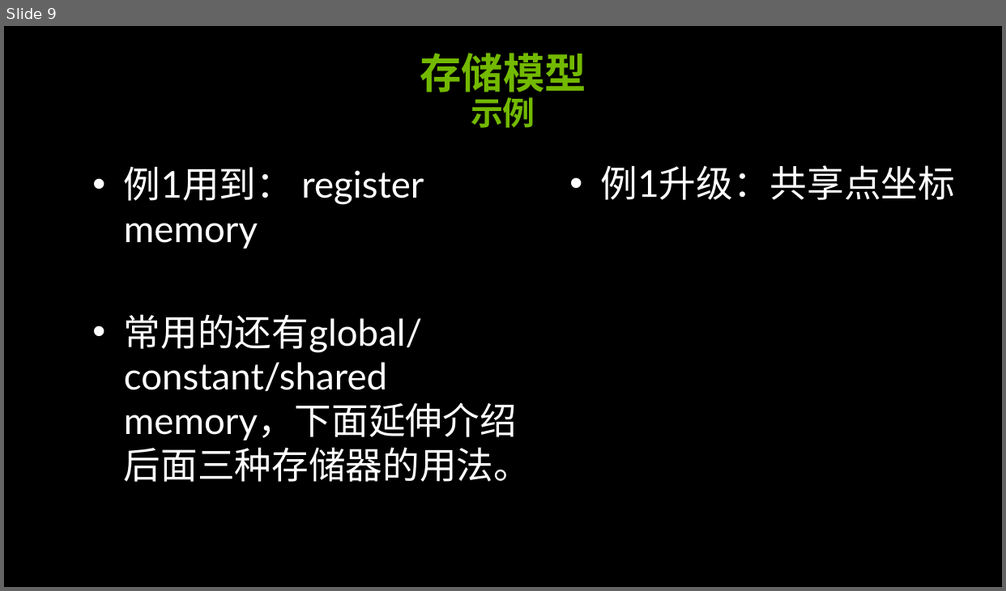
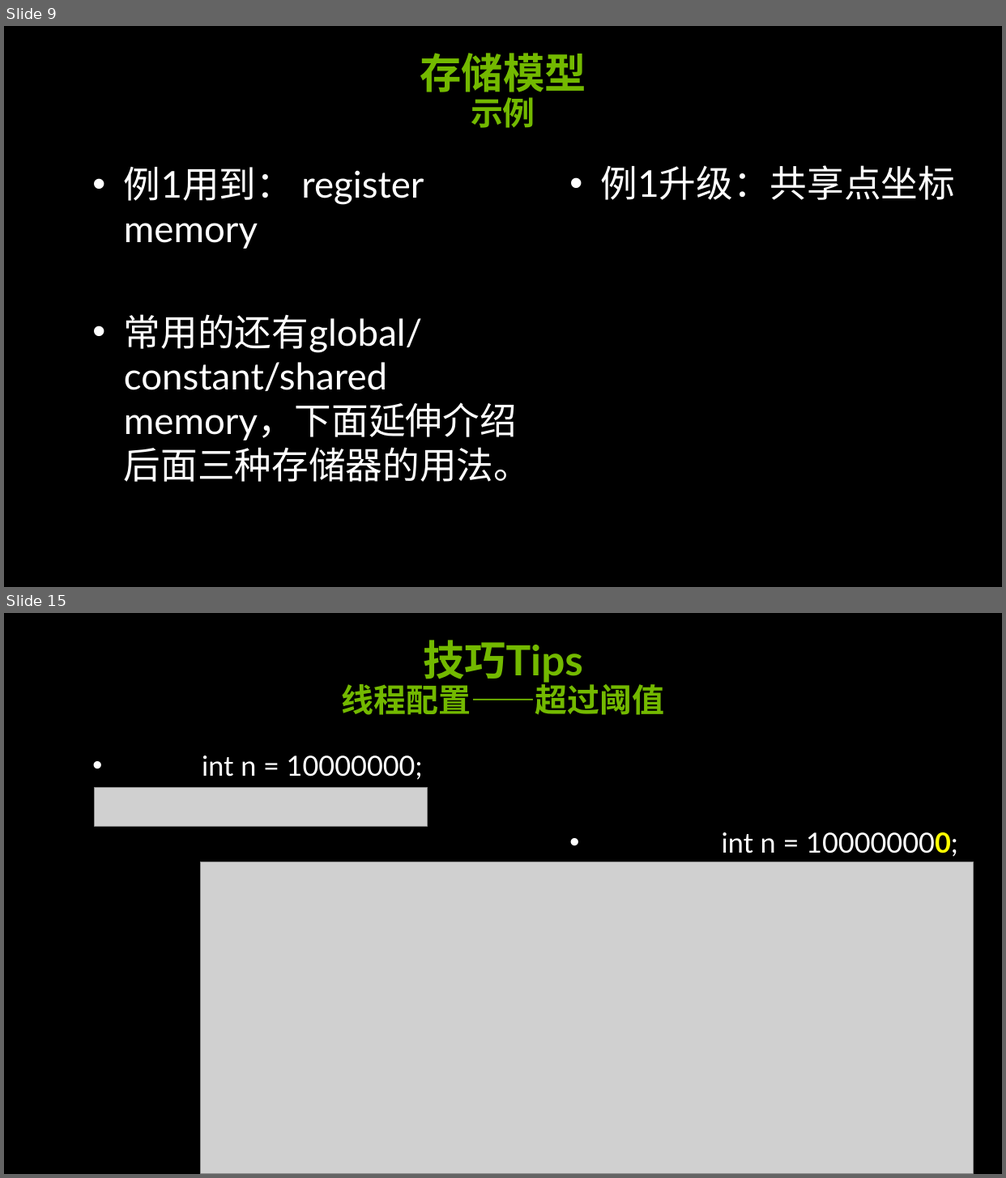
Before and after one commit to soulsheng/CUDA-Practice, a slide deck: doc/cuda_training_day1_pm(20141219Liu).pptx. Shown one above the other, each under a label of ours: slide 9 before the commit, slides 9 and 15 after it; the slides between them are not shown. The pictures are 1006x591 and 1006x1178 pixels, drawn with LibreOffice and Linux fonts; fonts in the diff are those of the drawing; grey boxes stand for pictures; background and template pictures are left out. Boxes give left, top, right and bottom in pixels: in the first picture for what was removed or moved away, otherwise in the second. Text is boxed around its words. In the diff, an @@ line names an element or a change of style, - is before the commit and + after.

```diff
--- a/doc/cuda_training_day1_pm(20141219Liu).pptx
+++ b/doc/cuda_training_day1_pm(20141219Liu).pptx
@@ slide 15 added at box(4, 613, 1002, 1174), background picture (left out) @@
@@ title added at box(342, 640, 665, 715), 28 pt, text #73B900, bold @@
+技巧Tips
+线程配置——超过阈值
@@ text added at box(202, 756, 423, 780), 24 pt, text #FFFFFF @@
+• int n = 10000000;
@@ picture added at box(95, 787, 428, 826) @@
@@ text added at box(722, 833, 958, 857), 24 pt, text #FFFFFF @@
+• int n = 100000000;
@@ picture added at box(200, 862, 973, 1174) @@
```
Also in this commit, not shown: 2 slides changed, 6 other slides added, 1 slide removed.
